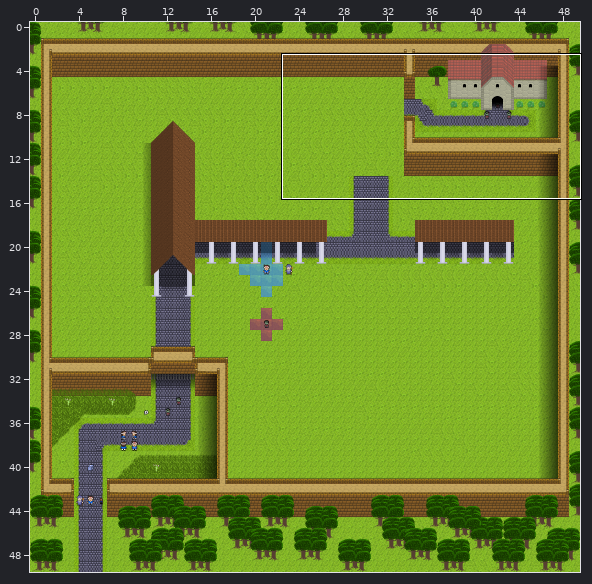
A Tiled map gets an edit: Board1.tmx. Above: a wide view before the commit, with the close-up outlined.
Close-up. First the earlier version:
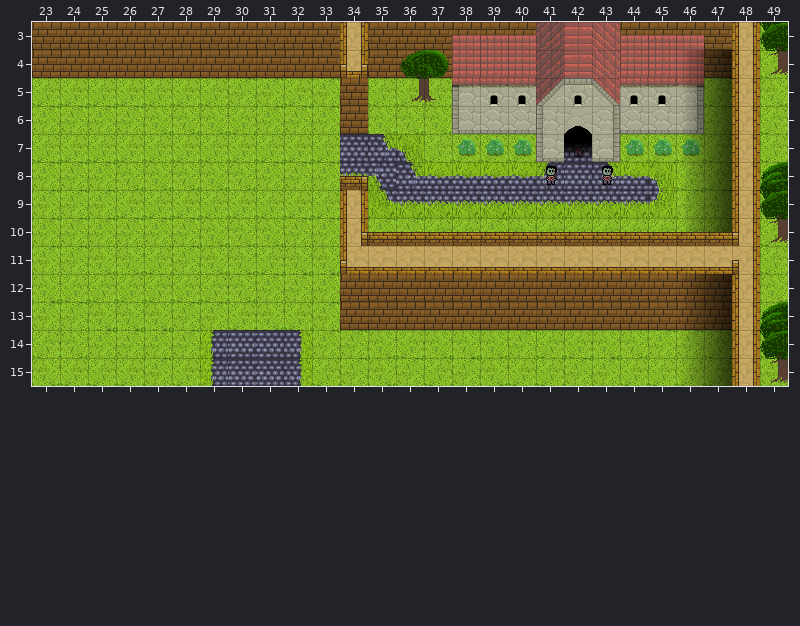
Cells are 32x32 px. Shown: x 23..49, y 3..15. The commit also changed other parts of the map, which this record leaves out. Tiles whose own drawing changed are shown in their newer look in all pictures.
And afterwards:
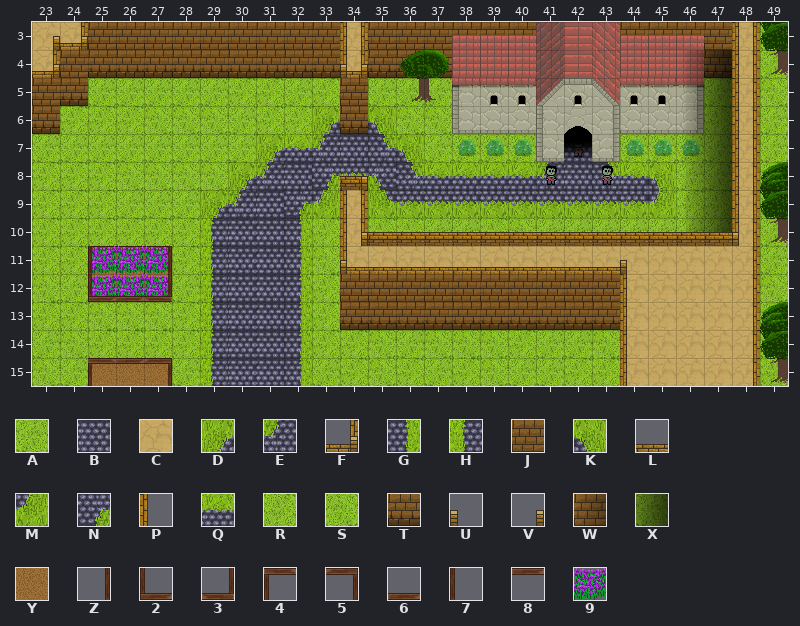
Key: from "shittytileset": A 0, B 2, C 3, D 6, E 8, F 10, G 15, H 16, J 17, K 18, L 19, M 21, N 22, P 23, Q 30, R 48, S 50, T 51, U 53, V 54, W 95, X 96, Y 114, Z 115, 2 128, 3 129, 4 130, 5 131, 6 143, 7 144, 8 145, 9 155.
_ is an empty cell.
Tiles of an added or newly shown layer are drawn over the layers below it.
See-through tiles are keyed as they look on the map.
Change:
Layer "Ground Layer":
y 3: x 23..24 __ -> CC
y 4: x 23 _ -> C
y 6: x 33 R -> D; x 35 S -> K
y 7: x 31..33 AAA -> DQE
y 8: x 30..33 SRRR -> DEBN
y 9: x 29..33 AAAAA -> DEBNM
y 10: x 29..32 SSSR -> HBBG
y 11: x 25..27 SSA -> YYY; x 29..32 SSAS -> HBBG
y 12: x 25..27 AAA -> YYY; x 29..32 ASRR -> HBBG; x 44 _ -> C
y 13: x 29..32 RASA -> HBBG; x 44 _ -> C
y 14: x 44..47 SRRA -> CCCC
y 15: x 25..27 AAR -> YYY; x 44..47 AAAA -> CCCC
Layer "Ground Layer 2":
y 11: x 25..27 ___ -> 485
y 12: x 25..27 ___ -> 999; x 45..47 ___ -> CCC
y 13: x 45..47 ___ -> CCC
y 15: x 25..27 ___ -> 485
Layer "Behind Walls" (added):
y 11: x 25..27 ___ -> 999
Layer "Walls and Such":
y 3: x 23..24 JJ -> __
y 4: x 23 J -> _; x 25..33 JJJJJJJJJ -> TTTTTTTTT; x 35..37 JJJ -> TTT; x 47 J -> T
y 5: x 23..24 __ -> JT
y 6: x 23 _ -> T; x 34 J -> T
y 11: x 25 _ -> 7; x 27 _ -> Z
y 12: x 25..27 ___ -> 263; x 44..47 JJJJ -> ____
y 13: x 34..47 JJJJJJJJJJJJJJ -> TTTTTTTTTT____
Layer "Shading":
y 12..15: x 46..47 WX -> __
Layer "Above Layer 1":
y 3: x 23..24 __ -> VF
y 4: x 23 _ -> F
y 11: x 44..48 LLLLU -> U____
y 12..15: x 44 _ -> P; x 48 P -> _
